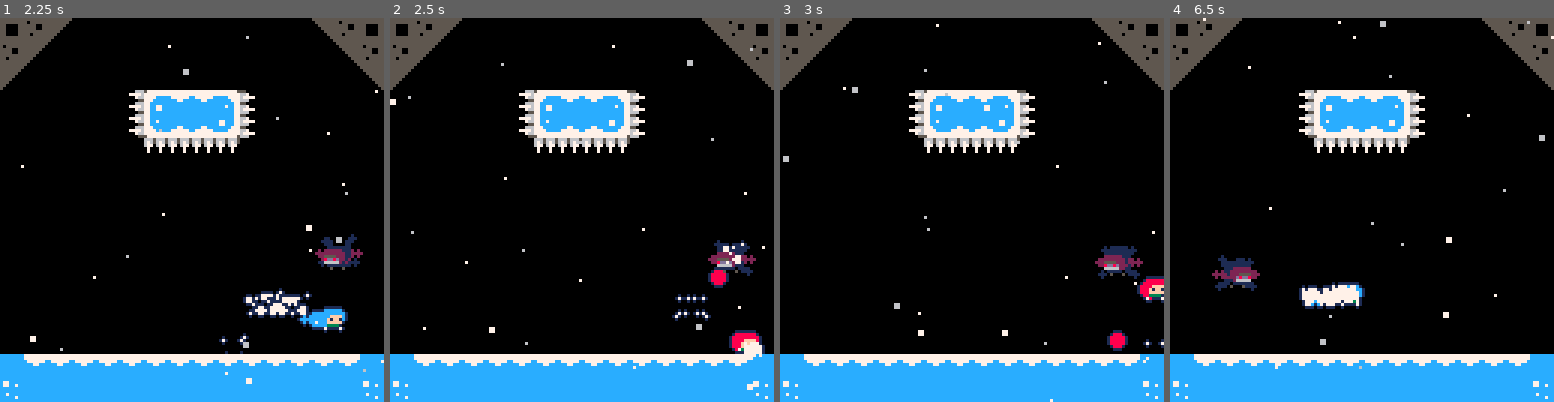
Above: before the commit, frames 1-4 (left to right).
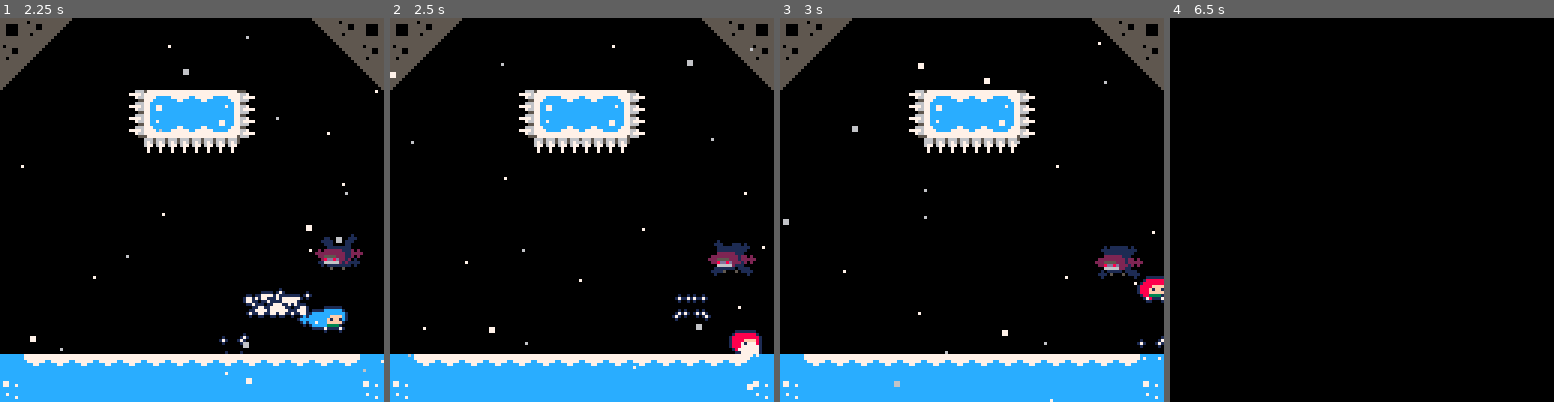
Above: after the commit, the same moments.

Repository: CelesteClassic/newleste.p8
Game: PICO-8 cartridge reflection.p8
The game is run twice, just before and just after one commit, with the same random seed, the same clock (stepped at 60 frames per second) and the same inputs.
Inputs:
- Up to frame 1 (2.25 s): tap X (X key) at 0.33, 1.07, 1.85 s; tap O (Z key) at 0.7, 1.7, 2.1 s; hold Right 1.6-2.1 s; hold Up from 2.15 s (still down)
- Up to frame 2 (2.5 s): release Up at 2.42 s; hold Right from 2.47 s (still down)
- Up to frame 3 (3 s): keep holding Right; tap O (Z key) at 2.5, 2.9 s; tap X (X key) at 2.97 s
- Up to frame 4 (6.5 s): release Right at 3.03 s; hold Left 3.08-3.58 s; tap O (Z key) every 0.4 s from 3.3 to 6.1 s; hold Down 3.63-3.97 s; hold Right 4.02-4.68 s; tap X (X key) at 4.08, 5.2, 6.32 s; hold Up 4.73-5.03 s; hold Left 5.08-5.68 s; hold Down 5.73-6.03 s; hold Right from 6.08 s (still down)

Frame 1 is identical in both runs. In frame 2, 0.5% of the frame differs, in the area x 0-98%, y 14-90%; in frame 3, 0.6%; in frame 4, 22%, in the area x 0-100%, y 0-100%.

Commit message:
very basic laser functionality, needs a lot of work and tweaking

Diff:
--- a/reflection.p8
+++ b/reflection.p8
@@ -1012,7 +1012,7 @@
     this.target_x,this.target_y=this.x,this.y
     this.rx,this.ry=this.x,this.y
     --this.hitbox=rectangle(-4,-2,16,12)
-    this.attack=1 --hardcoded for now, will eventually be loaded from level table
+    this.attack=2 --hardcoded for now, will eventually be loaded from level table
     b=this
   end,
   update=function(this)
@@ -1061,12 +1061,13 @@
 
 
         --attacks
-        elseif this.attack==1 and this.node!=-1 then --1 orb
-
-          if this.off%0.333<0.005 then
+        elseif this.node!=-1 then
+          if this.attack==1 and this.off%0.333<0.005 then --single orb
             --assert(false)
             this.init_smoke()
             init_object(orb,this.x,this.y)
+          elseif this.attack==2 and this.off%0.5<0.005 then --laser
+            init_object(laser,this.x,this.y).badeline=this
           end
         end
       end
@@ -1121,6 +1122,57 @@
   end,
   draw=function(this)
     circfill(this.x,this.y,2,8)
+  end
+}
+
+function find_player()
+  for o in all(objects) do
+    if o.type==player or o.type==player_spawn then
+      return o
+    end
+  end
+end
+
+function line_dist(x0,y0,x1,y1,x2,y2)
+  return abs((x2-x1)*(y1-y0)-(x1-x0)*(y2-y1))/sqrt((x2-x1)^2+(y2-y1)^2)
+end
+laser={
+  layer=3,
+  init=function(this)
+    this.outline=false
+    this.timer=0
+  end,
+  update=function(this)
+    this.timer+=1
+    if this.timer<60 then
+      this.player=find_player()
+    elseif this.timer==60 then
+      this.player=vector(this.player.x,this.player.y)
+    elseif this.timer==75 then
+      local x1,y1,x2,y2=this.badeline.x+4,this.badeline.y-1,this.player.x+4,this.player.y+6
+      local p=find_player()
+      local d=line_dist(p.x+4,p.y+6,x1,y1,x2,y2)
+      gd=d
+      if d<6 then
+        kill_player(p)
+      end
+    elseif this.timer==80 then
+      destroy_object(this)
+    end
+  end,
+  draw=function(this)
+    local x1,y1,x2,y2=this.badeline.x+4,this.badeline.y-1,this.player.x+4,this.player.y+6
+    local x3,y3=x1-128*(x1-x2),y1-128*(y1-y2)
+    circfill(x1,y1,2,8)
+    circfill(x1,y1,1,9)
+    if this.timer<75 then
+      line(x1,y1,x3,y3,(this.timer<60 or this.timer%4<2) and 8 or 7)
+    else
+      for oy=-4,4 do
+        line(x1,y1+oy,x3,y3+oy,abs(oy)==4 and 8 or 7)
+      end
+    end
+    --y2-=m*x2=
   end
 }
 
